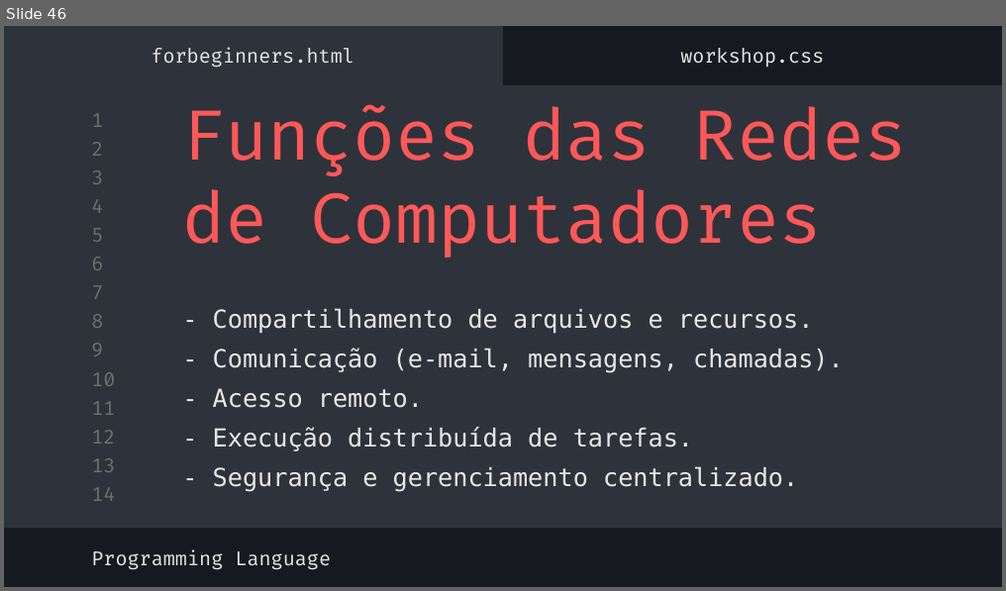
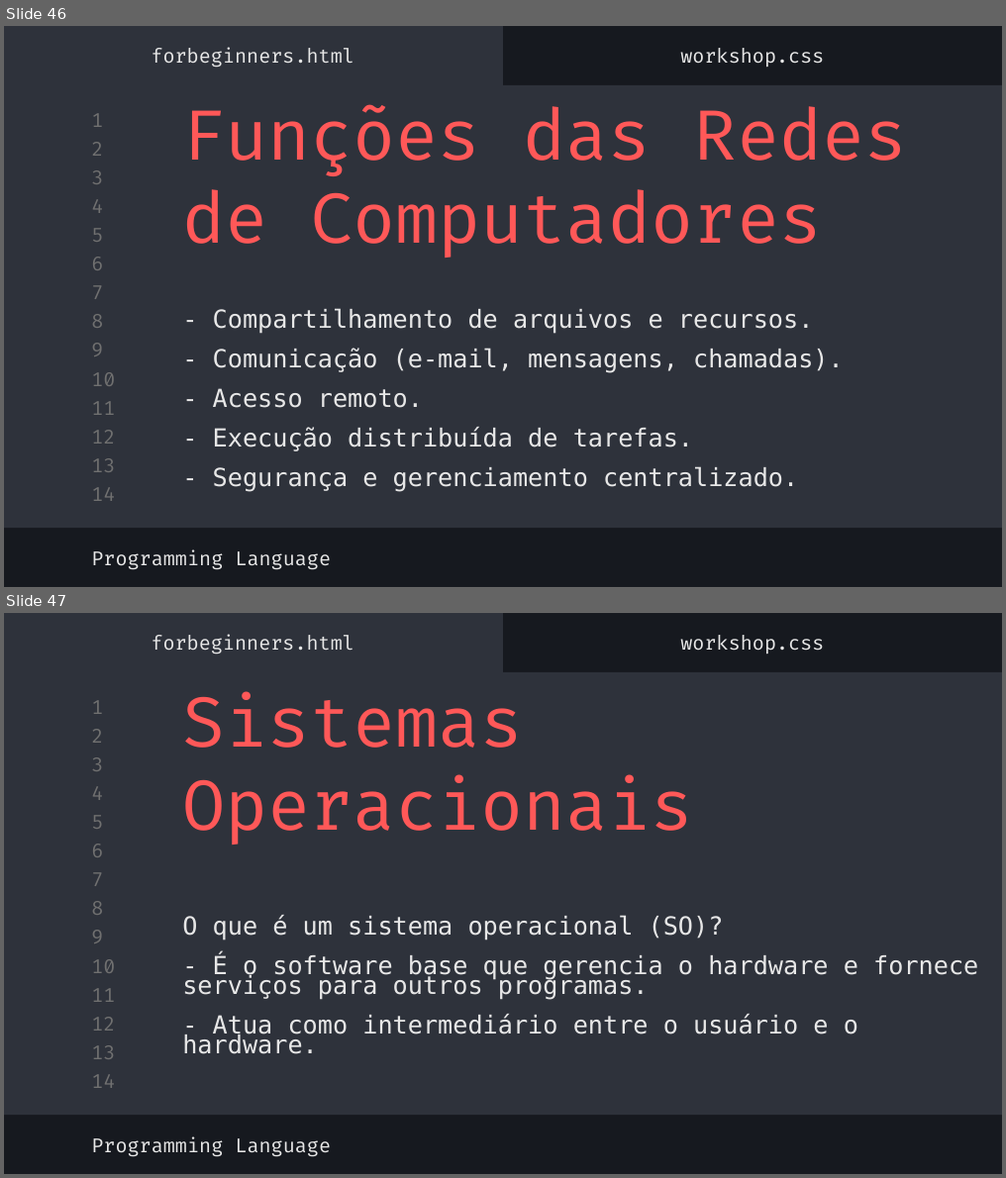
Before and after one commit to MatheusgMoreira/logica_programacao, a slide deck: lógica_de_programação.pptx. Shown one above the other, each under a label of ours: slide 46 before the commit, slides 46 and 47 after it. The pictures are 1006x591 and 1006x1178 pixels, drawn with LibreOffice and Linux fonts; fonts in the diff are those of the drawing. Boxes give left, top, right and bottom in pixels: in the first picture for what was removed or moved away, otherwise in the second. Text is boxed around its words. In the diff, an @@ line names an element or a change of style, - is before the commit and + after.

```diff
--- a/lógica_de_programação.pptx
+++ b/lógica_de_programação.pptx
@@ slide 47 added at <box>4,613,1002,1174</box>, background #16191F; not listed: 16 template elements that a slide beside it also shows @@
@@ subtitle added at <box>152,635,354,655</box>, 14 pt, text #E7E7E7 @@
+forbeginners.html
@@ subtitle added at <box>680,635,824,654</box>, 14 pt, text #E7E7E7 @@
+workshop.css
@@ title added at <box>182,691,694,845</box>, 50 pt, text #FF5858 @@
+Sistemas Operacionais
@@ title added at <box>182,915,978,1055</box>, 18 pt, text #E7E7E7 @@
+O que é um sistema operacional (SO)?
+- É o software base que gerencia o hardware e fornece serviços para outros programas.
+- Atua como intermediário entre o usuário e o hardware.
@@ subtitle added at <box>91,1137,331,1157</box>, 14 pt, text #E7E7E7 @@
+Programming Language
```
Also in this commit, not shown: 6 other slides added, 1 slide removed.
